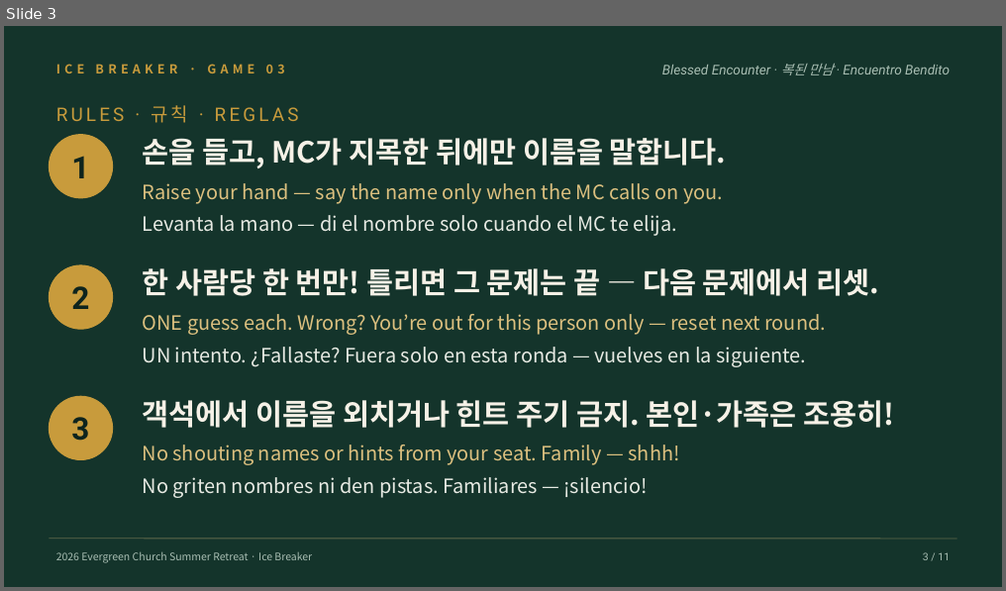
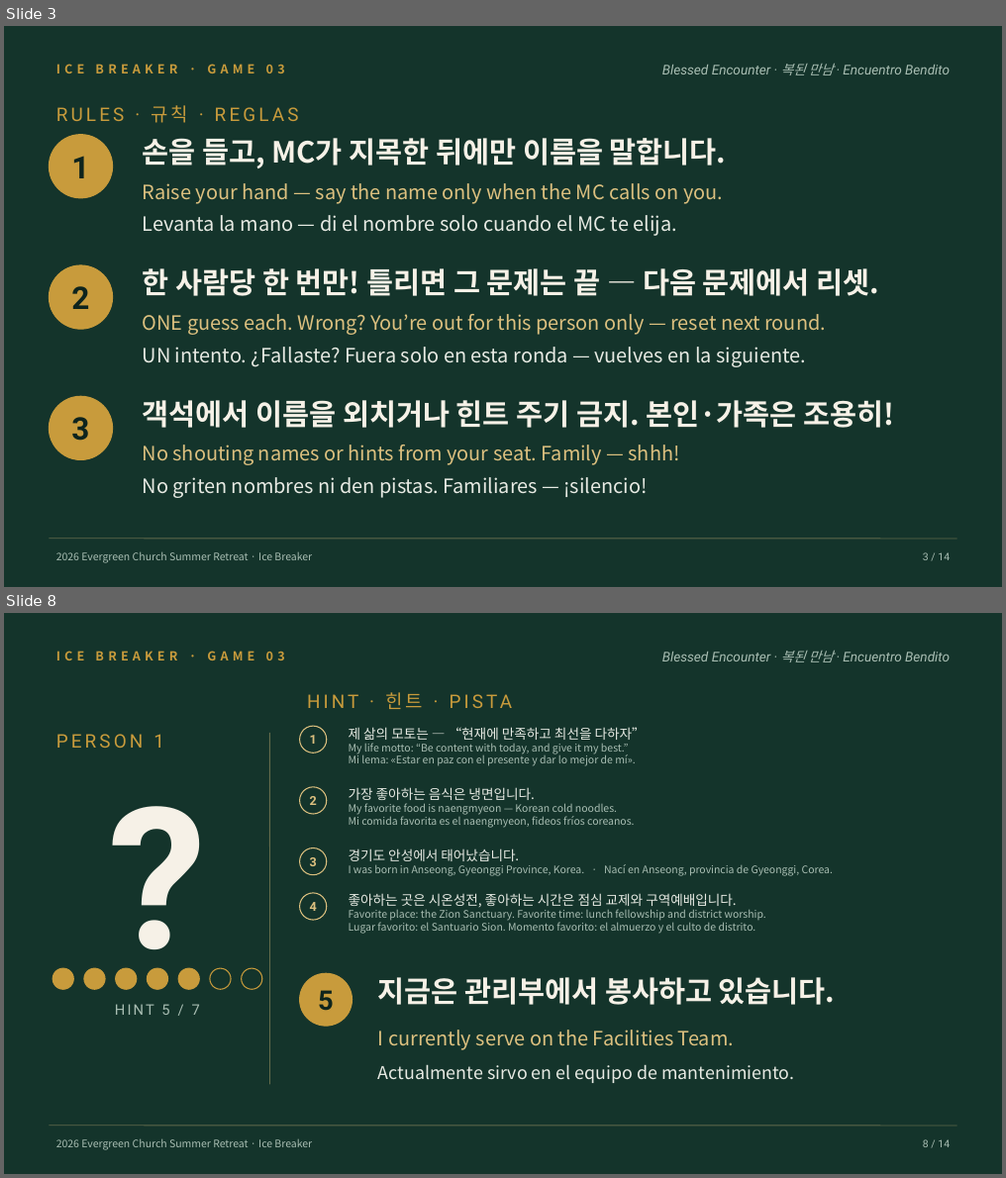
Before and after one commit to logosguru/neulpureun-retreat-2026, a slide deck: docs/icebreaker/icebreaker-03-whoisit.pptx. Shown one above the other, each under a label of ours: slide 3 before the commit, slides 3 and 8 after it; the slides between them are not shown. The pictures are 1006x591 and 1006x1178 pixels, drawn with LibreOffice and Linux fonts; fonts in the diff are those of the drawing. Boxes give left, top, right and bottom in pixels: in the first picture for what was removed or moved away, otherwise in the second. Text is boxed around its words. In the diff, an @@ line names an element or a change of style, - is before the commit and + after.

```diff
--- a/docs/icebreaker/icebreaker-03-whoisit.pptx
+++ b/docs/icebreaker/icebreaker-03-whoisit.pptx
@@ slide 8 added at bbox=[4, 613, 1002, 1174], background #14342B @@
@@ text added at bbox=[56, 651, 285, 661], 12 pt, text #C89B3C, bold @@
+ICE BREAKER · GAME 03
@@ text added at bbox=[662, 651, 949, 663], 13 pt, text #A8BDB2, italic @@
+Blessed Encounter · 복된 만남 · Encuentro Bendito
@@ text added at bbox=[307, 692, 513, 709], 18 pt, text #C89B3C @@
+HINT · 힌트 · PISTA
@@ ellipse added at bbox=[300, 726, 327, 753], fill #14342B, outline #DCC07F 1 pt @@
@@ text added at bbox=[349, 727, 646, 766], 10 pt, text #A8BDB2 @@
+제 삶의 모토는 — “현재에 만족하고 최선을 다하자”
+My life motto: “Be content with today, and give it my best.”
+Mi lema: «Estar en paz con el presente y dar lo mejor de mí».
@@ text added at bbox=[49, 748, 266, 943], 190 pt, text #F6F1E7, bold @@
+?
@@ text added at bbox=[56, 734, 164, 748], 18 pt, text #C89B3C @@
+PERSON 1
@@ line added from (269, 733) to (269, 1084), #DCC07F 0.75 pt @@
@@ text added at bbox=[310, 735, 317, 744], 12 pt, text #DCC07F, bold @@
+1
@@ ellipse added at bbox=[300, 787, 327, 814], fill #14342B, outline #DCC07F 1 pt @@
@@ text added at bbox=[349, 787, 634, 828], 10 pt, text #A8BDB2 @@
+가장 좋아하는 음식은 냉면입니다.
+My favorite food is naengmyeon — Korean cold noodles.
+Mi comida favorita es el naengmyeon, fideos fríos coreanos.
@@ text added at bbox=[310, 796, 317, 805], 12 pt, text #DCC07F, bold @@
+2
@@ ellipse added at bbox=[300, 848, 327, 875], fill #14342B, outline #DCC07F 1 pt @@
@@ text added at bbox=[349, 849, 833, 876], 10 pt, text #A8BDB2 @@
+경기도 안성에서 태어났습니다.
+I was born in Anseong, Gyeonggi Province, Korea. · Nací en Anseong, provincia de Gyeonggi, Corea.
@@ text added at bbox=[310, 858, 317, 866], 12 pt, text #DCC07F, bold @@
+3
@@ ellipse added at bbox=[300, 893, 327, 920], fill #14342B, outline #DCC07F 1 pt @@
@@ text added at bbox=[310, 902, 317, 911], 12 pt, text #DCC07F, bold @@
+4
@@ text added at bbox=[349, 893, 766, 934], 10 pt, text #A8BDB2 @@
+좋아하는 곳은 시온성전, 좋아하는 시간은 점심 교제와 구역예배입니다.
+Favorite place: the Zion Sanctuary. Favorite time: lunch fellowship and district worship.
+Lugar favorito: el Santuario Sion. Momento favorito: el almuerzo y el culto de distrito.
@@ ellipse added at bbox=[53, 968, 73, 989], fill #C89B3C, outline #C89B3C 1 pt @@
@@ ellipse added at bbox=[84, 968, 105, 989], fill #C89B3C, outline #C89B3C 1 pt @@
@@ ellipse added at bbox=[116, 968, 137, 989], fill #C89B3C, outline #C89B3C 1 pt @@
@@ ellipse added at bbox=[147, 968, 168, 989], fill #C89B3C, outline #C89B3C 1 pt @@
@@ ellipse added at bbox=[178, 968, 199, 989], fill #C89B3C, outline #C89B3C 1 pt @@
@@ ellipse added at bbox=[210, 968, 231, 989], fill #14342B, outline #C89B3C 1 pt @@
@@ ellipse added at bbox=[242, 968, 262, 989], fill #14342B, outline #C89B3C 1 pt @@
@@ ellipse added at bbox=[300, 973, 352, 1026], fill #C89B3C, outline #C89B3C 1 pt @@
@@ text added at bbox=[318, 990, 334, 1011], 26 pt, text #0E241D, bold @@
+5
@@ text added at bbox=[378, 977, 836, 1083], 17 pt, text #E7EAE3 @@
+지금은 관리부에서 봉사하고 있습니다.
+I currently serve on the Facilities Team.
+Actualmente sirvo en el equipo de mantenimiento.
@@ text added at bbox=[115, 1004, 200, 1015], 14 pt, text #A8BDB2 @@
+HINT 5 / 7
@@ line added from (49, 1126) to (957, 1126), #DCC07F 0.75 pt @@
@@ text added at bbox=[56, 1139, 312, 1151], 10 pt, text #A8BDB2 @@
+2026 Evergreen Church Summer Retreat · Ice Breaker
@@ text added at bbox=[923, 1140, 949, 1148], 10 pt, text #A8BDB2 @@
+8 / 14
@@ slide 3 changed as well @@
@@ text at bbox=[923, 553, 949, 561]: text changed @@
-3 / 11
+3 / 14
```
Also in this commit, not shown: 9 other slides changed, 3 other slides added, 1 slide removed, 3 other files.
